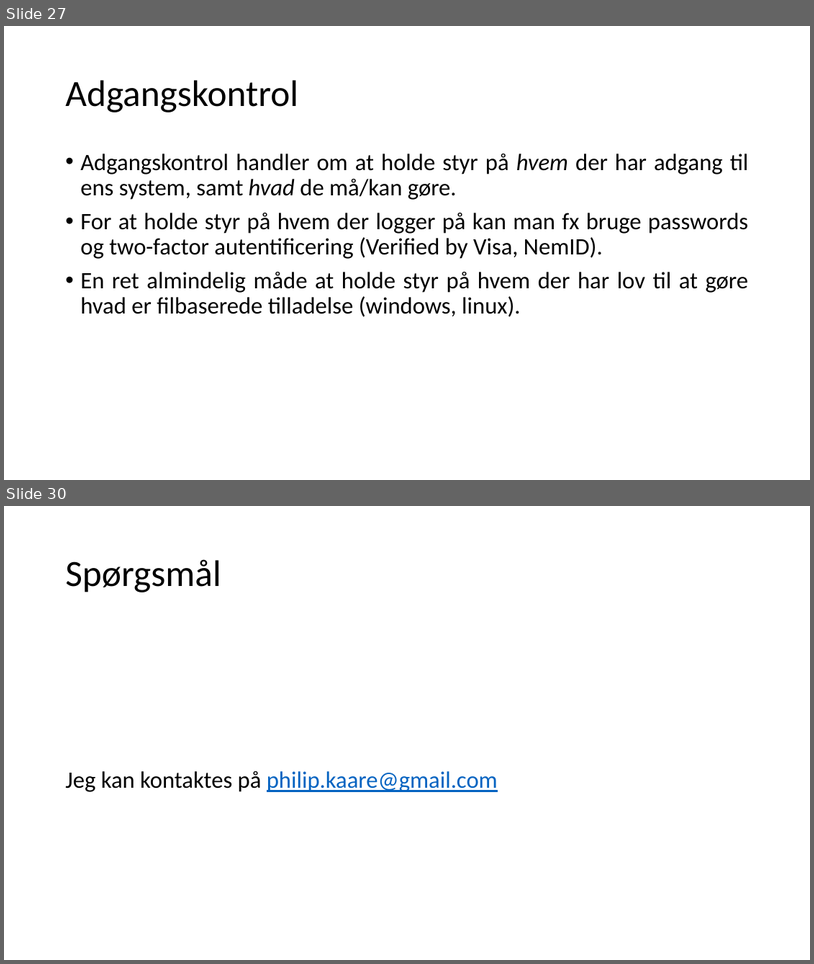
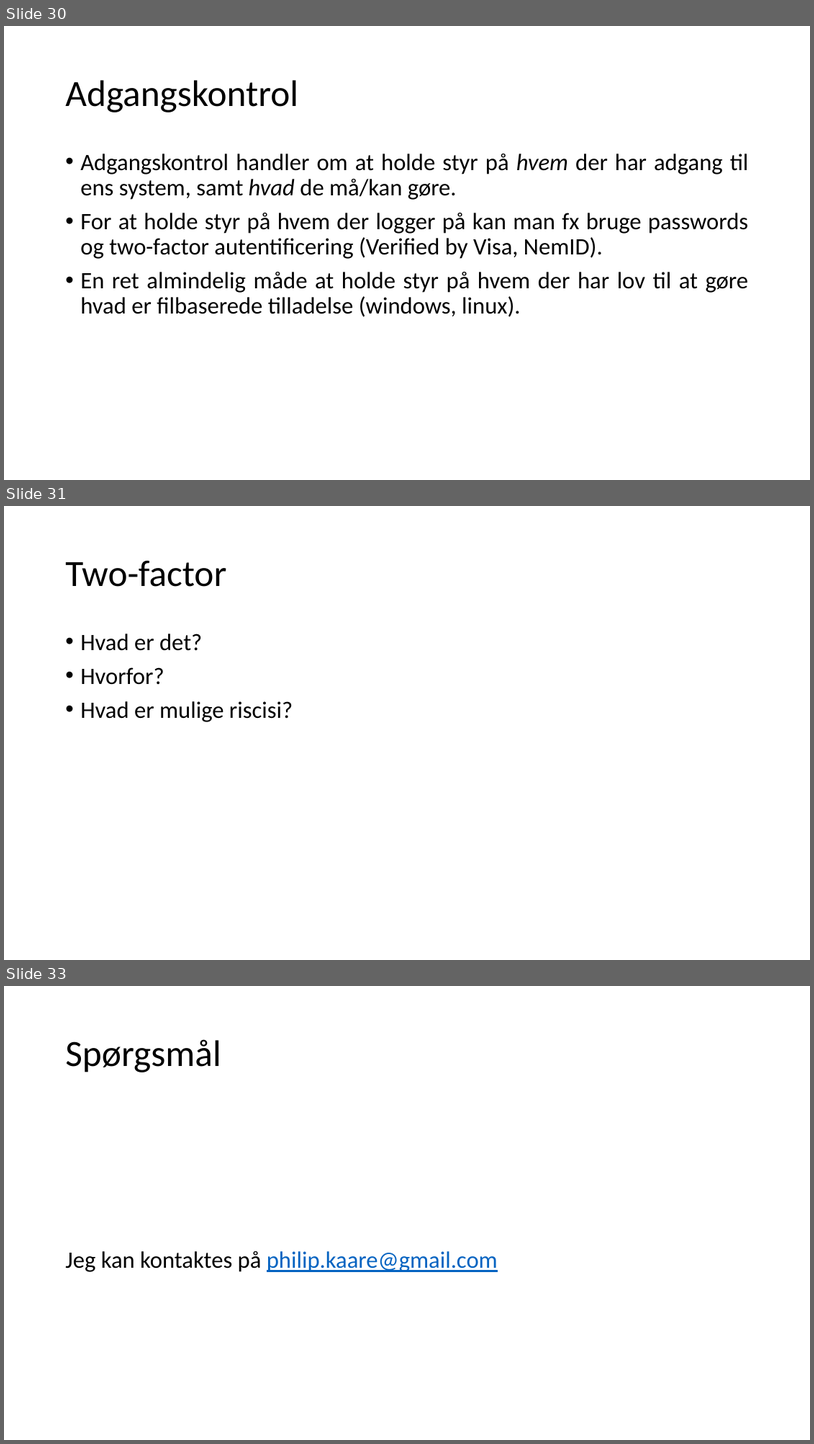
Before and after one commit to philipkaare/presentations, a slide deck: KU/IT-sikkerhed.pptx. Shown one above the other, each under a label of ours: slides 27 and 30 before the commit, slides 30, 31 and 33 after it; the slides between them are not shown. The pictures are 814x964 and 814x1444 pixels, drawn with LibreOffice and Linux fonts; fonts in the diff are those of the drawing. Boxes give left, top, right and bottom in pixels: in the first picture for what was removed or moved away, otherwise in the second. Text is boxed around its words. In the diff, an @@ line names an element or a change of style, - is before the commit and + after.

```diff
--- a/KU/IT-sikkerhed.pptx
+++ b/KU/IT-sikkerhed.pptx
@@ slide 31 added at (4,506,810,960), background #FFFFFF @@
@@ title added at (65,561,226,587), 44 pt, text #000000 @@
+Two-factor
@@ text added at (80,633,293,722), 28 pt, text #000000 @@
+• Hvad er det?
+• Hvorfor?
+• Hvad er mulige riscisi?
@@ what was slide 27 is now slide 30 @@
@@ what was slide 30 is now slide 33 @@
```
Also in this commit, not shown: 4 slides changed, 3 other slides added, 1 slide removed, 4 other files.
